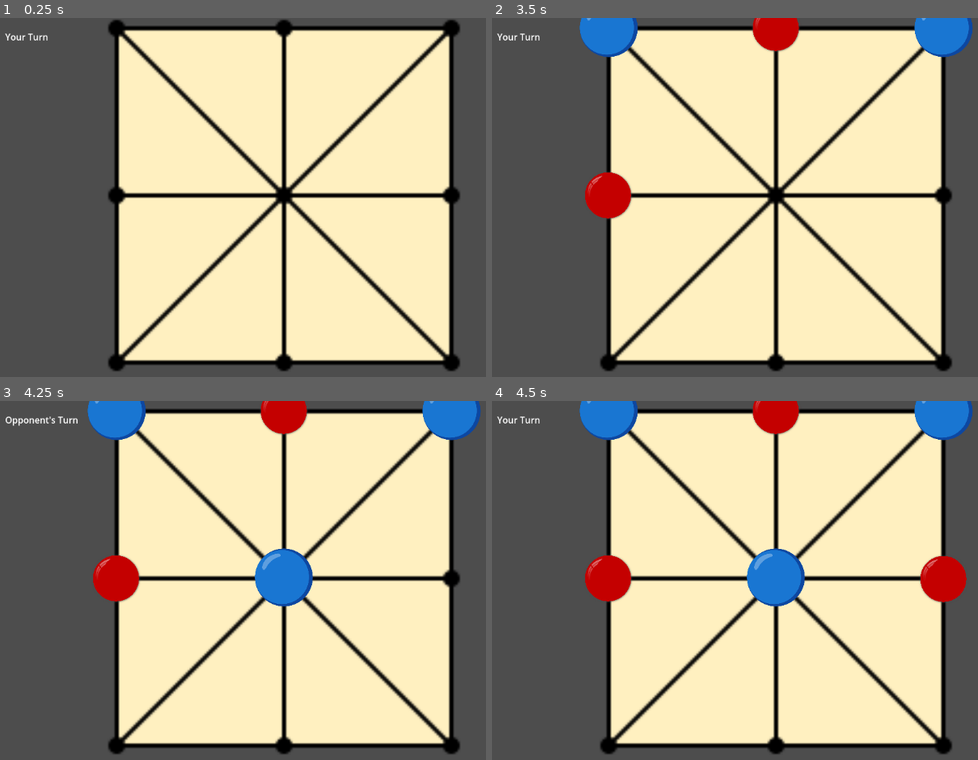
Above: before the commit, frames 1-4 (two rows, left to right).
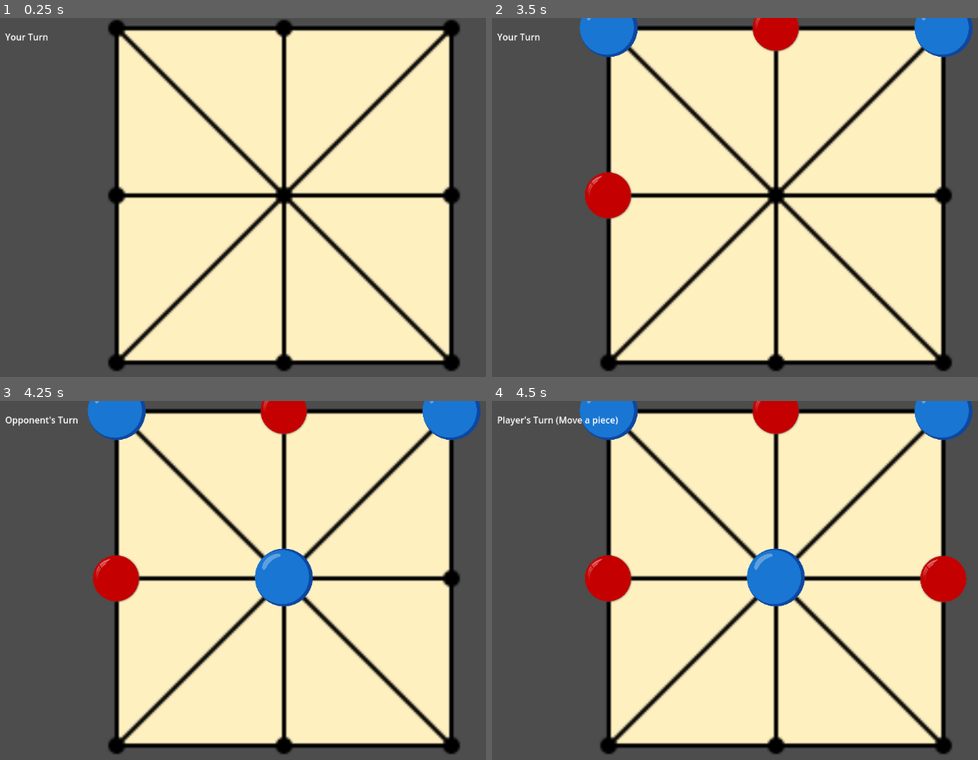
Above: after the commit, the same moments.

Repository: Liam22495/Three-Mens-Morris
Game: Godot game, scene res://Scenes/MainScene.tscn
Two runs of this game, one before a commit and one after it. Both use one fixed random seed, a clock stepped at 60 frames per second and the inputs below.
Inputs (mouse positions are in pixels of both pictures, inside the frame that each line leads up to):
- Up to frame 1 (0.25 s): no input
- Up to frame 2 (3.5 s): tap Enter at 0.5, 2 s; move the mouse to (608, 28) at 0.52 s; click (608, 28) at 0.67 s; tap Space at 1.25, 2.75 s; move the mouse to (773, 28) at 1.27 s; click (773, 28) at 1.42 s; move the mouse to (943, 28) at 2.02 s; click (943, 28) at 2.17 s; move the mouse to (608, 193) at 2.77 s; click (608, 193) at 2.92 s
- Up to frame 3 (4.25 s): tap Enter at 3.5 s; move the mouse to (281, 576) at 3.52 s; click (281, 576) at 3.67 s
- Up to frame 4 (4.5 s): tap Space at 4.25 s; move the mouse to (943, 580) at 4.27 s; click (943, 580) at 4.42 s

Frames 1-3 are identical in both runs. In frame 4, 0.3% of the frame differs, in the area x 0-26%, y 4-7%.

Commit message:
Implemented Movement testing (To add adjacent rules)

Diff:
--- a/Godot_client/Scenes/Main.gd
+++ b/Godot_client/Scenes/Main.gd
@@ -7,9 +7,13 @@
 @onready var turn_label = $UI/TurnLabel
 
 var current_turn = "player"
-var position_occupied = {}
+var position_occupied = {}   # e.g., { "Position0": "player" }
 var player_piece_count = 0
 var opponent_piece_count = 0
+
+var in_movement_phase = false
+var selected_piece = null
+var selected_marker = null
 
 const MAX_PIECES = 3
 
@@ -22,21 +26,63 @@
 
 func _on_position_clicked(_viewport, event: InputEvent, _shape_idx: int, area: Area2D):
 	if event is InputEventMouseButton and event.pressed and event.button_index == MOUSE_BUTTON_LEFT:
-		if area and not position_occupied.has(area.name):
-			if current_turn == "player" and player_piece_count < MAX_PIECES:
-				var piece = PlayerPieceScene.instantiate()
-				piece.position = Vector2.ZERO
-				area.add_child(piece)
-				position_occupied[area.name] = "player"
-				player_piece_count += 1
-				current_turn = "opponent"
-				turn_label.text = "Opponent's Turn"
+		# Clicked on a position
+		if not in_movement_phase:
+			_handle_placement(area)
+		else:
+			_handle_movement(area)
 
-			elif current_turn == "opponent" and opponent_piece_count < MAX_PIECES:
-				var piece = OpponentPieceScene.instantiate()
-				piece.position = Vector2.ZERO
-				area.add_child(piece)
-				position_occupied[area.name] = "opponent"
-				opponent_piece_count += 1
-				current_turn = "player"
-				turn_label.text = "Your Turn"
+func _handle_placement(area: Area2D):
+	if area and not position_occupied.has(area.name):
+		if current_turn == "player" and player_piece_count < MAX_PIECES:
+			var piece = PlayerPieceScene.instantiate()
+			piece.position = Vector2.ZERO
+			area.add_child(piece)
+			position_occupied[area.name] = {"player": piece}
+			player_piece_count += 1
+			current_turn = "opponent"
+			turn_label.text = "Opponent's Turn"
+
+		elif current_turn == "opponent" and opponent_piece_count < MAX_PIECES:
+			var piece = OpponentPieceScene.instantiate()
+			piece.position = Vector2.ZERO
+			area.add_child(piece)
+			position_occupied[area.name] = {"opponent": piece}
+			opponent_piece_count += 1
+			current_turn = "player"
+			turn_label.text = "Your Turn"
+
+	# Check if placement is done
+	if player_piece_count == MAX_PIECES and opponent_piece_count == MAX_PIECES:
+		in_movement_phase = true
+		print(">>> Movement phase started <<<")
+		turn_label.text = current_turn.capitalize() + "'s Turn (Move a piece)"
+
+func _handle_movement(area: Area2D):
+	if not selected_piece:
+		# Attempt to select your own piece from a marker
+		if position_occupied.has(area.name):
+			var data = position_occupied[area.name]
+			if current_turn in data:
+				selected_piece = data[current_turn]
+				selected_marker = area
+				print("Selected piece from:", area.name)
+	else:
+		# Attempt to move to an empty spot
+		if not position_occupied.has(area.name):
+			# Move the piece to new marker
+			selected_marker.remove_child(selected_piece)
+			area.add_child(selected_piece)
+			selected_piece.position = Vector2.ZERO
+
+			# Update board state
+			position_occupied.erase(selected_marker.name)
+			position_occupied[area.name] = {current_turn: selected_piece}
+
+			# Reset selection
+			selected_piece = null
+			selected_marker = null
+
+			# Switch turn
+			current_turn = "opponent" if current_turn == "player" else "player"
+			turn_label.text = current_turn.capitalize() + "'s Turn (Move a piece)"
